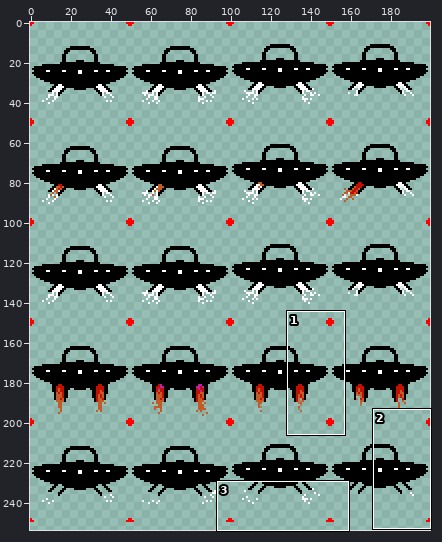
Sprite sheet: images/player.png. Above, an overview of the earlier version with the close-up marked.
Close-up. Before the commit:
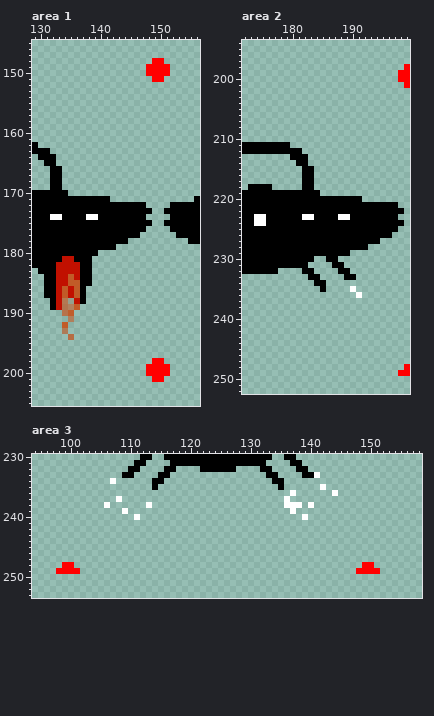
The file is 200x350 pixels. Colours within 5 levels of each other are drawn and written as one. Shown: area 1: x 129..156, y 145..205; area 2: x 172..199, y 194..252; area 3: x 94..158, y 230..253. The wide view leaves out empty margins. The commit also changed other parts of the picture, which this record leaves out.
After:
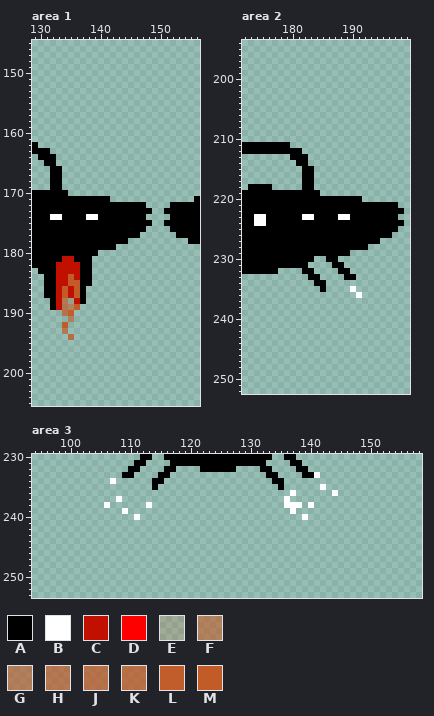
Palette (. is transparent): A #000000  B #ffffff  C #c11000  D #ff0000  E #c15b2834  F #c15b289a  G #c15b28a2  H #c15b28b2  J #c15b28c0  K #c15b28ca  L #c15b28f9  M #c15b28
Changes in this commit:
{"where": "area 1"}
{"y":148,"x":149,"old":"DD","new":".."}
{"y":149,"x":148,"old":"DDDD","new":"...."}
{"y":150,"x":148,"old":"DDDD","new":"...."}
{"y":151,"x":149,"old":"DD","new":".."}
{"y":198,"x":149,"old":"DD","new":".."}
{"y":199,"x":148,"old":"DDDD","new":"...."}
{"y":200,"x":148,"old":"DDDD","new":"...."}
{"y":201,"x":149,"old":"DD","new":".."}
{"where": "area 2"}
{"y":198,"x":199,"old":"D","new":"."}
{"y":199,"x":198,"old":"DD","new":".."}
{"y":200,"x":198,"old":"DD","new":".."}
{"y":201,"x":199,"old":"D","new":"."}
{"y":248,"x":199,"old":"D","new":"."}
{"y":249,"x":198,"old":"DD","new":".."}
{"where": "area 3"}
{"y":248,"x":99,"old":"DD","new":".."}
{"y":248,"x":149,"old":"DD","new":".."}
{"y":249,"x":98,"old":"DDDD","new":"...."}
{"y":249,"x":148,"old":"DDDD","new":"...."}
{"label":"erased","picture_box":[146,58,170,82]}
{"label":"erased","picture_box":[146,358,170,382]}
{"label":"erased","picture_box":[398,64,410,88]}
{"label":"erased","picture_box":[398,364,410,376]}
{"label":"erased","picture_box":[56,562,80,574]}
{"label":"erased","picture_box":[356,562,380,574]}
